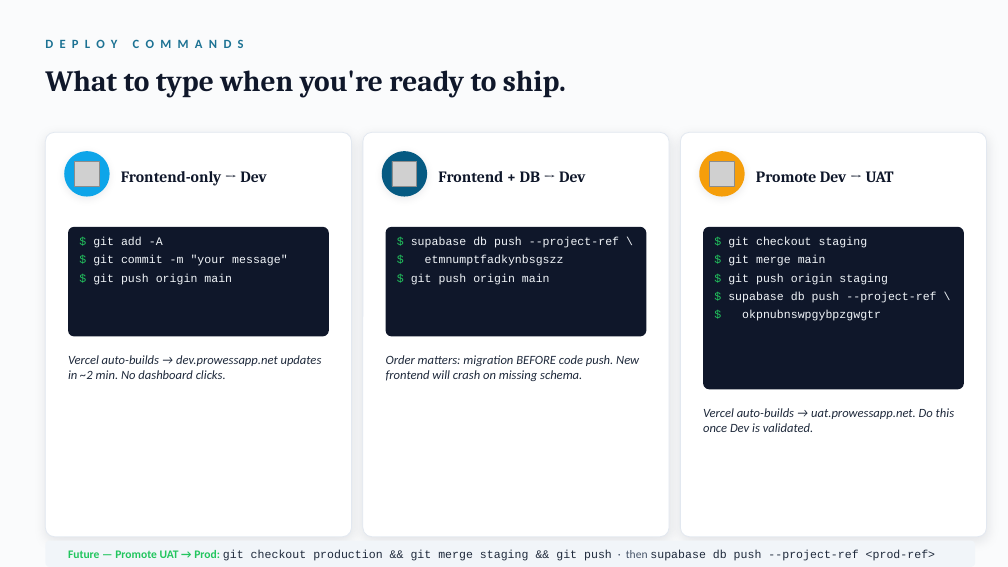
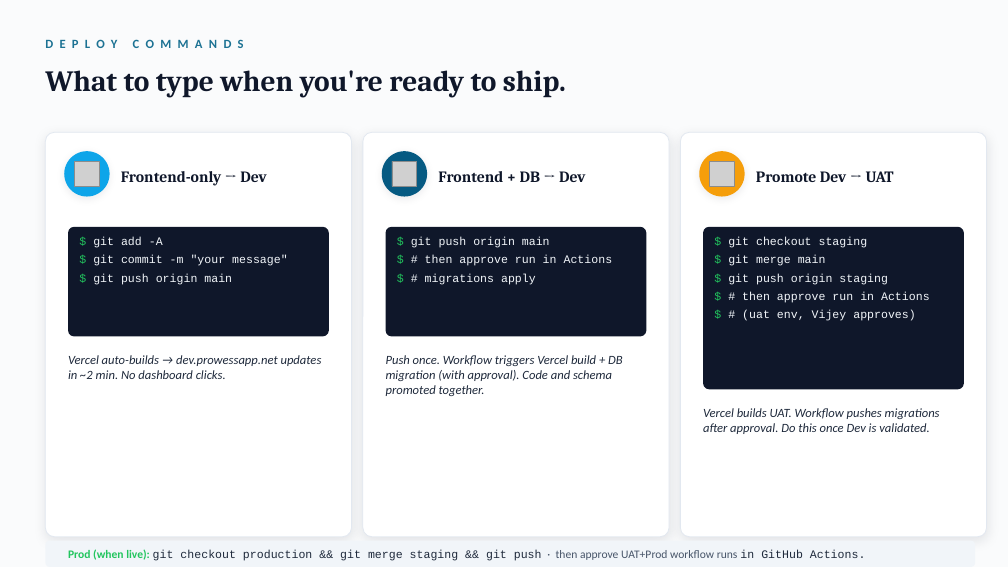
Before and after one commit to vananth89-wq/ET, a slide deck: slide 3 of docs/Prowess_Env_Quick_Reference.pptx. Drawn at 1008x567 pixels with LibreOffice and Linux fonts; fonts in the diff are those of the drawing; grey boxes stand for pictures. Boxes give left, top, right and bottom in pixels: in the first picture for what was removed or moved away, otherwise in the second. Text is boxed around its words. In the diff, an @@ line names an element or a change of style, - is before the commit and + after.

Commit message:
docs: update PPT decks to reflect automated migration pipeline via GitHub Actions

```diff
--- a/docs/Prowess_Env_Quick_Reference.pptx
+++ b/docs/Prowess_Env_Quick_Reference.pptx
@@ text at bbox=[411, 237, 619, 248]: paragraphs removed @@
-$ supabase db push --project-ref \
-$ etmnumptfadkynbsgszz
@@ text at bbox=[425, 255, 613, 285]: paragraphs added @@
+$ # then approve run in Actions
+$ # migrations apply
@@ text at bbox=[742, 291, 930, 321]: text changed @@
-$ supabase db push --project-ref \
-$ okpnubnswpgybpzgwgtr
+$ # then approve run in Actions
+$ # (uat env, Vijey approves)
@@ text at bbox=[386, 355, 623, 396]: text changed @@
-Order matters: migration BEFORE code push. New frontend will crash on missing schema.
+Push once. Workflow triggers Vercel build + DB migration (with approval). Code and schema promoted together.
@@ text at bbox=[703, 408, 940, 434]: text changed @@
-Vercel auto-builds → uat.prowessapp.net. Do this once Dev is validated.
+Vercel builds UAT. Workflow pushes migrations after approval. Do this once Dev is validated.
@@ text at bbox=[68, 549, 866, 561]: text changed @@
-Future — Promote UAT → Prod: git checkout production && git merge staging && git push · then supabase db push --project-ref <prod-ref>
+Prod (when live): git checkout production && git merge staging && git push · then approve UAT+Prod workflow runs in GitHub Actions.
```
Also in this commit, not shown: 1 other slide changed, 1 other file.
